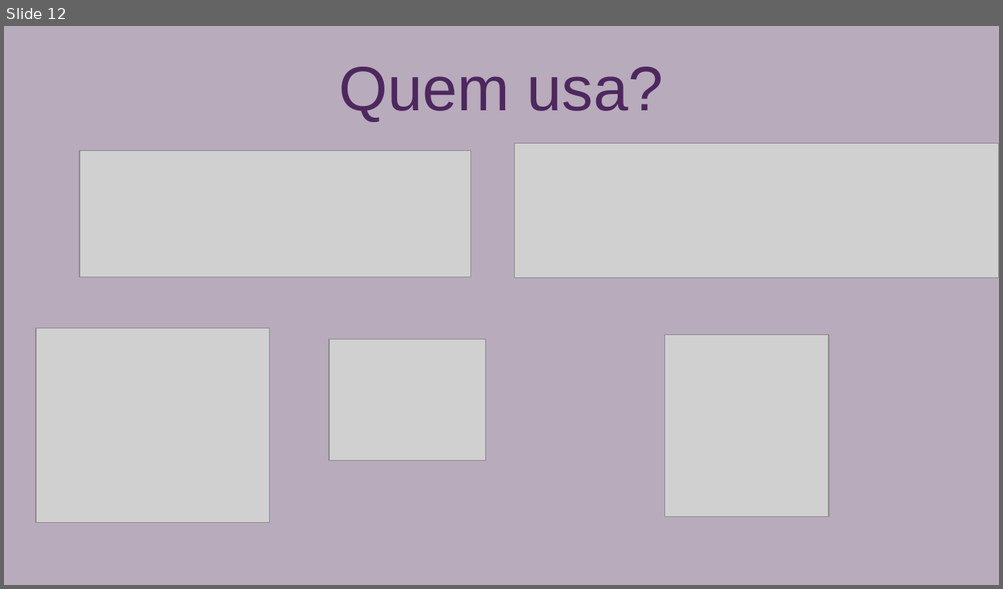
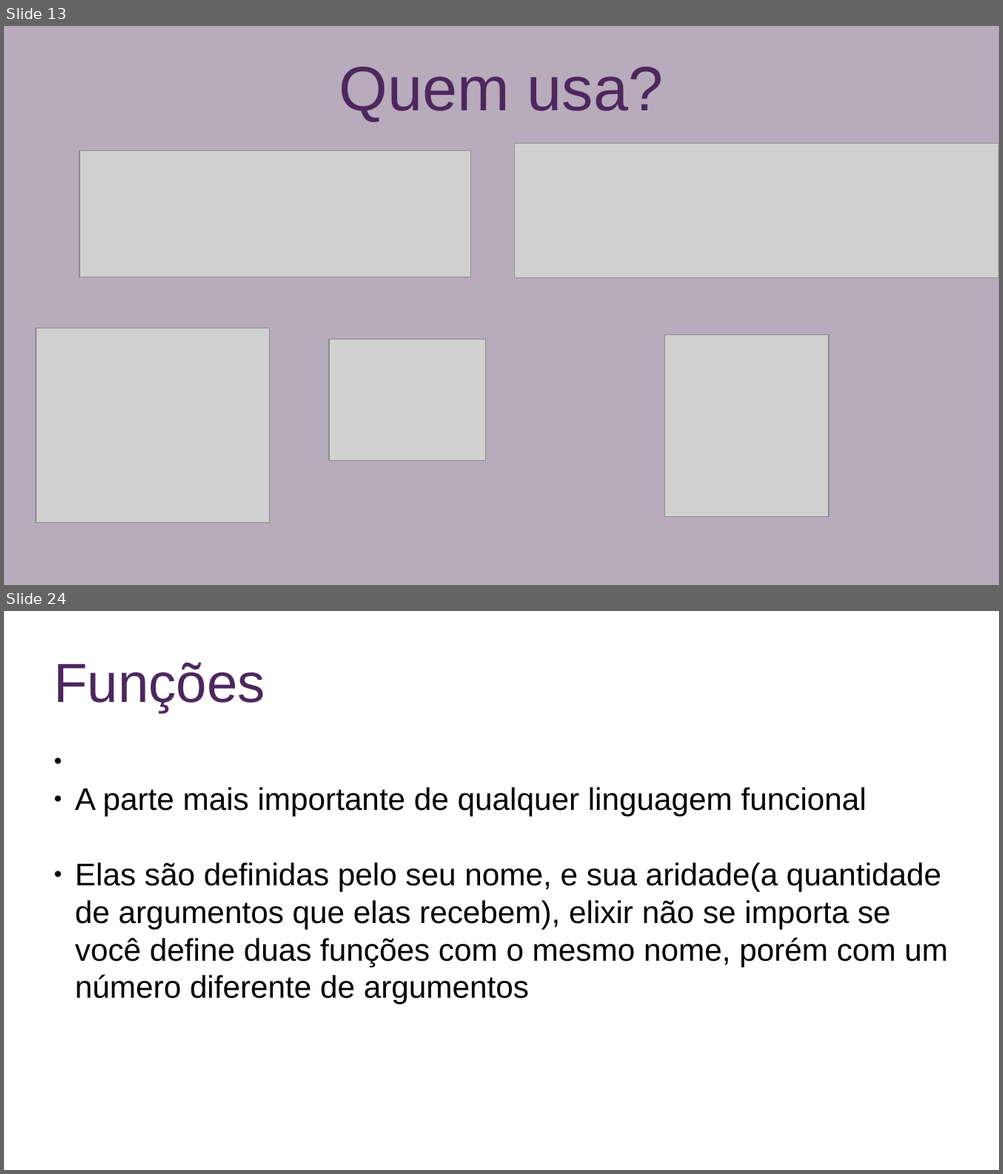
Before and after one commit to paulosergiolima/seccomp_stuff, a slide deck: main.odp. Shown one above the other, each under a label of ours: slide 12 before the commit, slides 13 and 24 after it; the slides between them are not shown. The pictures are 1003x589 and 1003x1174 pixels, drawn with LibreOffice and Linux fonts; fonts in the diff are those of the drawing; grey boxes stand for pictures. Boxes give left, top, right and bottom in pixels: in the first picture for what was removed or moved away, otherwise in the second. Text is boxed around its words. In the diff, an @@ line names an element or a change of style, - is before the commit and + after.

```diff
--- a/main.odp
+++ b/main.odp
@@ slide 24 added at bbox=[4, 611, 999, 1170], background #FFFFFF @@
@@ title added at bbox=[54, 662, 265, 712], 44 pt, text #4D275E @@
+Funções
@@ text added at bbox=[75, 787, 948, 1005], 25 pt, text #000000 @@
+● A parte mais importante de qualquer linguagem funcional
+● Elas são definidas pelo seu nome, e sua aridade(a quantidade de argumentos que elas recebem), elixir não se importa se você define duas funções com o mesmo nome, porém com um número diferente de argumentos
@@ what was slide 12 is now slide 13 @@
```
Also in this commit, not shown: 11 slides changed, 16 other slides added, 14 other files.
